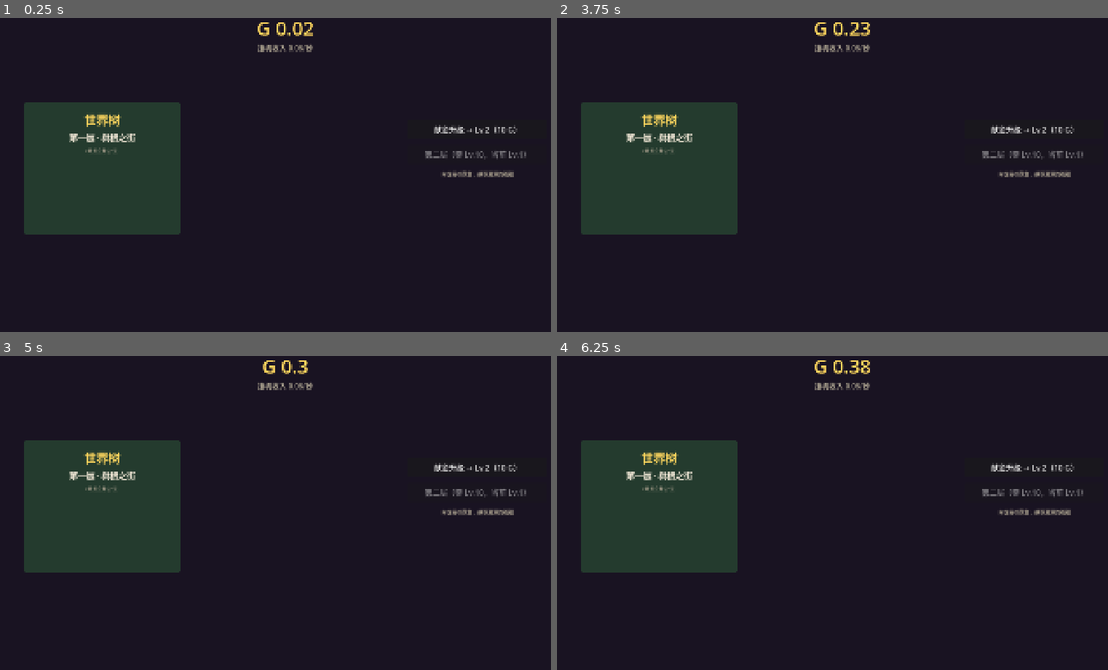
Above: before the commit, frames 1-4 (two rows, left to right).
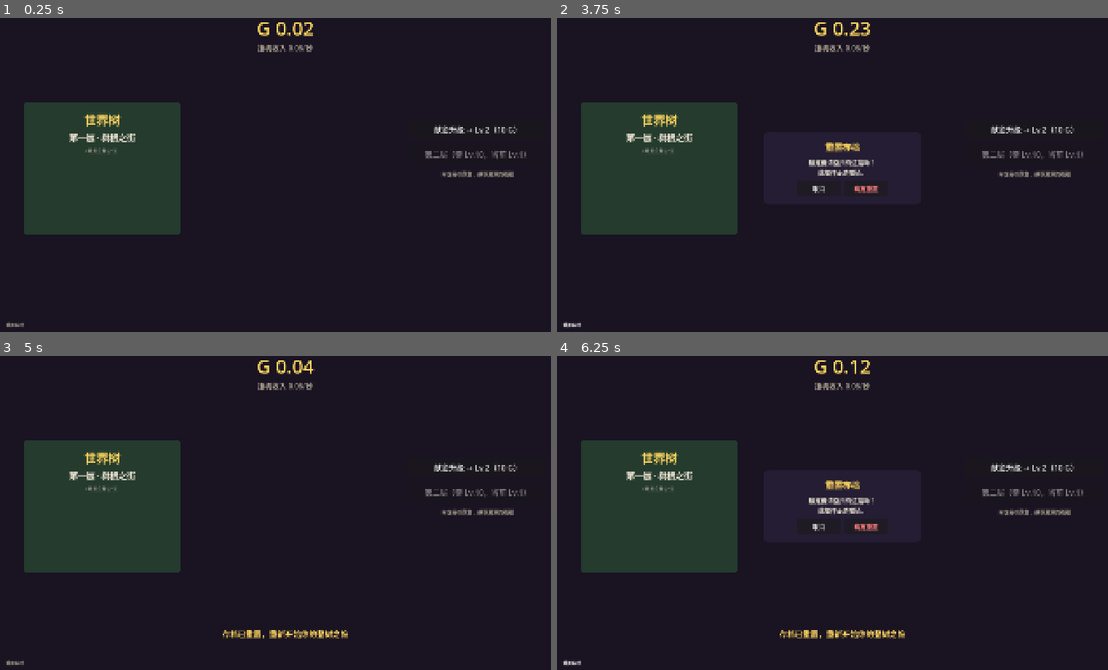
Above: after the commit, the same moments.

Repository: MengUkal/--Idle-simulation-management-self-test
Game: Godot game, scene res://scenes/main/main.tscn
Two runs of this game, one before a commit and one after it. Both use one fixed random seed, a clock stepped at 60 frames per second and the inputs below.
Inputs (mouse positions are in pixels of both pictures, inside the frame that each line leads up to):
- Up to frame 1 (0.25 s): no input
- Up to frame 2 (3.75 s): click (573, 325) at 0.5 s, where only the run after the commit has a clickable "重置存档"; click (815, 187) at 1.25 s, where only the run after the commit has a clickable "取消"; click "献金升级 → Lv.2（10 G）" at 2 s; click "献金升级 → Lv.2（10 G）" at 2.75 s; click (573, 325) at 3.5 s, where only the run after the commit has a clickable "重置存档"
- Up to frame 3 (5 s): click (308, 525) at 4.25 s, where only the run after the commit has a clickable "确定重置"
- Up to frame 4 (6.25 s): click "献金升级 → Lv.2（10 G）" at 5 s; click (573, 663) at 5.75 s, where only the run after the commit has a clickable "重置存档"

The runs differ from the first frame. In frame 1, less than 0.1% of the frame differs, in the area x 1-5%, y 96-99%; in frame 2, 0.8%; in frame 3, 0.8%; in frame 4, 1.3%, in the area x 1-64%, y 1-99%.

Commit message:
feat: in-game reset-save button with confirm dialog
- GameState.reset(): back to fresh state + signal refresh
- SaveManager.delete_save(): remove save.json from disk
- main.gd: subtle bottom-left button + centered confirm popup (cancel/confirm)
- smoke tested headless, no script errors

Diff:
--- a/autoload/game_state.gd
+++ b/autoload/game_state.gd
@@ -48,3 +48,15 @@
 func go_to_floor(index: int) -> void:
 	floor_index = index
 	EventBus.floor_changed.emit(index)
+
+
+func reset() -> void:
+	## 清空进度回到全新开局（只重置内存数据；删档由 SaveManager 负责）。
+	money = Balance.START_MONEY
+	level = Balance.START_LEVEL
+	floor_index = 1
+	total_earned = 0.0
+	EventBus.money_changed.emit(money)
+	EventBus.income_changed.emit(income_per_sec())
+	EventBus.level_changed.emit(level)
+	EventBus.floor_changed.emit(floor_index)
--- a/autoload/save_manager.gd
+++ b/autoload/save_manager.gd
@@ -55,3 +55,10 @@
 	GameState.level = int(data.get("level", Balance.START_LEVEL))
 	GameState.floor_index = int(data.get("floor", 1))
 	GameState.total_earned = float(data.get("total_earned", 0.0))
+
+
+func delete_save() -> void:
+	## 删除磁盘存档（配合"重置存档"按钮）。之后由下一次自动保存写入全新数据。
+	var abs_path := ProjectSettings.globalize_path(SAVE_PATH)
+	if FileAccess.file_exists(SAVE_PATH):
+		DirAccess.remove_absolute(abs_path)
--- a/scenes/main/main.gd
+++ b/scenes/main/main.gd
@@ -18,6 +18,8 @@
 var _save_label: Label
 var _toast: Label
 var _toast_tween: Tween
+var _reset_button: Button
+var _reset_confirm: Control
 
 
 func _ready() -> void:
@@ -27,6 +29,8 @@
 	_build_right_panel()
 	_build_toast()
 	_build_save_label()
+	_build_reset_button()
+	_build_reset_confirm()
 	_connect_signals()
 	_refresh_all()
 
@@ -118,6 +122,58 @@
 	_save_label.offset_bottom = -16
 
 
+func _build_reset_button() -> void:
+	_reset_button = Button.new()
+	_reset_button.text = "重置存档"
+	_reset_button.flat = true
+	_reset_button.add_theme_font_size_override("font_size", 15)
+	_reset_button.add_theme_color_override("font_color", COL_DIM)
+	_reset_button.set_anchors_preset(Control.PRESET_BOTTOM_LEFT)
+	_reset_button.offset_left = 16
+	_reset_button.offset_right = 120
+	_reset_button.offset_top = -40
+	_reset_button.offset_bottom = -12
+	_reset_button.pressed.connect(_on_reset_pressed)
+	add_child(_reset_button)
+
+
+func _build_reset_confirm() -> void:
+	_reset_confirm = CenterContainer.new()
+	_reset_confirm.set_anchors_preset(Control.PRESET_FULL_RECT)
+	_reset_confirm.visible = false
+	add_child(_reset_confirm)
+	var panel := PanelContainer.new()
+	var sb := StyleBoxFlat.new()
+	sb.bg_color = COL_PANEL
+	sb.set_corner_radius_all(16)
+	sb.set_content_margin_all(28)
+	panel.add_theme_stylebox_override("panel", sb)
+	panel.custom_minimum_size = Vector2(520, 0)
+	_reset_confirm.add_child(panel)
+	var box := VBoxContainer.new()
+	box.add_theme_constant_override("separation", 14)
+	panel.add_child(box)
+	_make_label(box, "重置存档", 28, COL_GOLD)
+	_make_label(box, "确定要清空所有进度吗？\n此操作无法撤销。", 20)
+	var buttons := HBoxContainer.new()
+	buttons.alignment = BoxContainer.ALIGNMENT_CENTER
+	buttons.add_theme_constant_override("separation", 16)
+	box.add_child(buttons)
+	var cancel := Button.new()
+	cancel.text = "取消"
+	cancel.custom_minimum_size = Vector2(140, 48)
+	cancel.add_theme_font_size_override("font_size", 20)
+	cancel.pressed.connect(_on_reset_cancelled)
+	buttons.add_child(cancel)
+	var confirm := Button.new()
+	confirm.text = "确定重置"
+	confirm.custom_minimum_size = Vector2(140, 48)
+	confirm.add_theme_font_size_override("font_size", 20)
+	confirm.add_theme_color_override("font_color", Color(1.0, 0.5, 0.5))
+	confirm.pressed.connect(_on_reset_confirmed)
+	buttons.add_child(confirm)
+
+
 func _make_label(parent: Node, text: String, font_size: int, color: Color = COL_TEXT) -> Label:
 	var label := Label.new()
 	label.text = text
@@ -177,6 +233,22 @@
 
 func _on_floor2_pressed() -> void:
 	GameState.go_to_floor(2)
+
+
+func _on_reset_pressed() -> void:
+	_reset_confirm.visible = true
+
+
+func _on_reset_cancelled() -> void:
+	_reset_confirm.visible = false
+
+
+func _on_reset_confirmed() -> void:
+	_reset_confirm.visible = false
+	SaveManager.delete_save()
+	GameState.reset()
+	_refresh_all()
+	_show_toast("存档已重置，重新开始你的登树之旅")
 
 
 # ---------- 刷新 ----------
